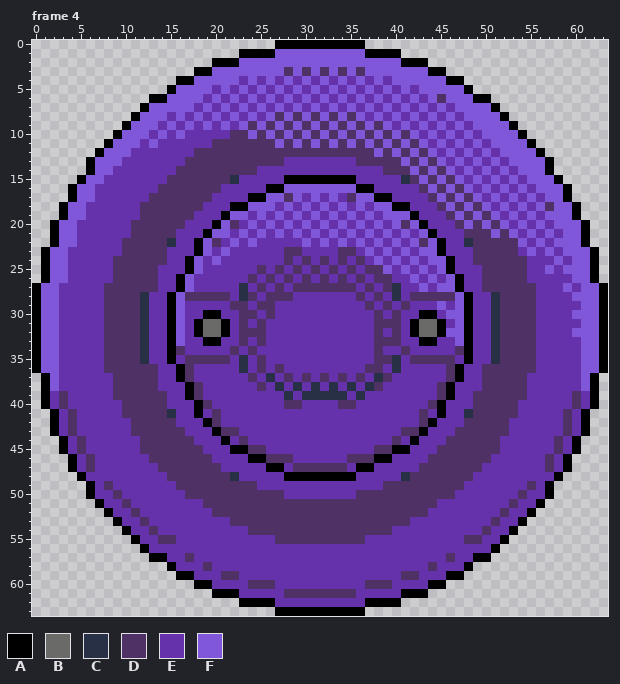
Edited in one commit: pixel-art file (art/characters/jetBumper.aseprite). Above is the file before it was changed.
64x64 pixels, 5 frames. Shown: frame 4. The commit also changed other frames, which this record leaves out.
Palette (. is transparent): A #000000  B #6a6a69  C #283045  D #4f3166  E #6532ac  F #8157d9
Pixels before, frame 4, first column x 0:
 0 ...........................AAAAAAAAAA...........................
 1 .......................AAAAFFFFFFFFFFAAAA.......................
 2 ....................AAAFFFFFFFFFFFFFFFFFFAAA....................
 3 ..................AAFFFFFFFFDFDFDFDFDFFFFFFFAA..................
 4 ................AAFFFFFEFEFEFEFEFEFEFEFEFFFFFFAA................
 5 ...............AFFFFEFEFEFEFEFEFEFEFEFEFEFEFFFFFA...............
 6 .............AAFFFFEFEFEFEFEFEFEFEFEFEFEFEFEFDFFFAA.............
 7 ............AFFFFFEFEFEFEFEFEFEFEFEFEFEFEFEFEFEFFFFA............
 8 ...........AFFFEFEFEFEFEFEFDFDFDFDFDFEFEFEFEFEFEFFFFA...........
 9 ..........AFFFEFEFEFEFEFDFDFDFDFDFDFDFDFEFEFEFEFEFFFFA..........
10 .........AFFFEFEFEEEEEDDFDFDFDFDFDFDFDFDFDFEFEFEFEFFFFA.........
11 ........AFFFEFEEEEEEDDDDDDDFDFDFDFDFDFDFDFDFEFEFEFEFFFFA........
12 .......AFFFEEEEEEEDDDDDDDDDDDDDDDDDDDDFDFDFDFEFEFEFEFFFFA.......
13 ......AFFFEEEEEEEDDDDDDDDDDDEEEEEEEEDDDDDFDFDFEFEFEFEFFFFA......
14 ......AFFEEEEEEEDDDDDDDDDEEEEEEEEEEEEEEDDDFDFDFEFEFEFEFFFA......
15 .....AFFEEEEEEEDDDDDDDCEEEEEAAAAAAAAEEEEECDFDFDFEFEFEFEFFFA.....
16 ....AFFEEEEEEEDDDDDDDEEEEEAAFFFFFFFFAAEEEEEDFDFDFEFEFEFEFFFA....
17 ....AFFEEEEEEDDDDDDDEEEEAAFFDFEFEFEDFFAAEEEEDFDFDFEFEFEFEFFA....
18 ...AFFEEEEEEDDDDDDDEEEAAFFFEFEFEFEFEFEFFAAEEEDFDFDFEFEFEFDFFA...
19 ...AFFEEEEEEDDDDDDEEEAFFEFEFEFEFEFEFEFEFFFAEEEDFDFDFEFEFEFFFA...
20 ..AFFEEEEEEDDDDDDEEEAFDEFEFEFEFEFEFEFEFEFDFAEEEDFDFDFEFEFEFFFA..
21 ..AFFEEEEEEDDDDDEEEAFFEFEFEFEFEFEFEFEFEFEFEFAEEEDDDFDFEFEFEFFA..
22 ..AFFEEEEEDDDDDCEEAFDEFEFEEEEEFEFEFEFEFEFEFDFAEECDDDDDFEFEFFFA..
23 .AFFEEEEEEDDDDDEEEAFEFEEEEEEDDEEEEDDEFEFEFEFFAEEEDDDDDEFEFEFFFA.
24 .AFFEEEEEDDDDDDEEAFEFEEEEEEEDEDEDEDEDEFEFEFEFFAEEDDDDDDEEEFEFFA.
25 .AFFEEEEEDDDDDEEEAFEEEEEEDEDEDEDEDEDEDDFEFEFEFAEEEDDDDDEEFEFFFA.
26 .AFFEEEEEDDDDDEEAFEEEEEEDEDEDEDEDEDEDEDDEEFEFEFAEEDDDDDEEEEEFFA.
27 AFFEEEEEDDDDDDEEAFEEEEECEDEDEDDDDDDDEDEDCEEFEFFAEEDDDDDDEEEFEFFA
28 AFFEEEEEDDDDCEEAFDDDDDECDEDDDEEEEEEEDEDECEDDDDDFAEECDDDDEEEEFFFA
29 AFFEEEEEDDDDCEEAFEEEEEDDEDDEEEEEEEEEEDEDEDEEEFEFAEECDDDDEEEEEFFA
30 AFFEEEEEDDDDCEEAFEEAAEEDDEDEEEEEEEEEEEDEDEEAAEFFAEECDDDDEEEEFFFA
31 AFFEEEEEDDDDCEEAFEABBAEDEDEEEEEEEEEEEEDDDEABBAEFAEECDDDDEEEEEFFA
32 AFFEEEEEDDDDCEEAFEABBAEDDDEEEEEEEEEEEEDEDEABBAFFAEECDDDDEEEEFFFA
33 AFFEEEEEDDDDCEEAFEEAAEEDEDEEEEEEEEEEEEDDDEEAAEEFAEECDDDDEEEEEFFA
34 AFFEEEEEDDDDCEEADEEEEEDEDEEEEEEEEEEEEEDEEDEEEEEDAEECDDDDEEEEEFFA
35 AFFEEEEEDDDDCEEAEDDDDDECEDEEEEEEEEEEEEDDCEDDDDDEAEECDDDDEEEEEFFA
36 AFFEEEEEDDDDDDEEADEEEEECEDEDEEEEEEEEEDDECEEEEEDAEEDDDDDDEEEEEFFA
37 .AFEEEEEEDDDDDEEADEEEEEEDECEDEDEDEDEDECDEEEEEEDAEEDDDDDEEEEEEFA.
38 .AFEEEEEEDDDDDEEEADEEEEEEDECECECECECECDEEEEEEDAEEEDDDDDEEEEEEFA.
39 .AEDEEEEEDDDDDDEEADEEEEEEEEECECCCCCECEEEEEEEEDAEEDDDDDDEEEEEDEA.
40 .AEDEEEEEEDDDDDEEEADEEEEEEEEDDEEEEDDEEEEEEEEDAEEEDDDDDEEEEEEDEA.
41 ..AEDEEEEEDDDDDCEEAEDEEEEEEEEEEEEEEEEEEEEEEDEAEECDDDDDEEEEEDEA..
42 ..AEDEEEEEEDDDDDEEEADEEEEEEEEEEEEEEEEEEEEEEDAEEEDDDDDEEEEEEDEA..
43 ..AEDEEEEEEDDDDDDEEEADDEEEEEEEEEEEEEEEEEEDDAEEEDDDDDDEEEEEEDEA..
44 ...AEDEEEEEEDDDDDDEEEAEDEEEEEEEEEEEEEEEEDEAEEEDDDDDDEEEEEEDEA...
45 ...AEDEEEEEEDDDDDDDEEEAADDEEEEEEEEEEEEDDAAEEEDDDDDDDEEEEEEDEA...
46 ....AEDEEEEEEDDDDDDDEEEEAADDDEEEEEEDDDAAEEEEDDDDDDDEEEEEEDEA....
47 ....AEDEEEEEEEDDDDDDDEEEEEAAEDDDDDDEAAEEEEEDDDDDDDEEEEEEEDEA....
48 .....AEEEEEEEEEDDDDDDDCEEEEEAAAAAAAAEEEEECDDDDDDDEEEEEEEEEA.....
49 ......AEDEEEEEEEDDDDDDDDDEEEEEEEEEEEEEEDDDDDDDDDEEEEEEEDEA......
50 ......AEEDEEEEEEEDDDDDDDDDDDEEEEEEEEDDDDDDDDDDDEEEEEEEDEEA......
51 .......AEEDEEEEEEEEDDDDDDDDDDDDDDDDDDDDDDDDDDEEEEEEEEDEEA.......
52 ........AEEDEEEEEEEEDDDDDDDDDDDDDDDDDDDDDDDDEEEEEEEEDEEA........
53 .........AEEDEEEEEEEEEDDDDDDDDDDDDDDDDDDDDEEEEEEEEEDEEA.........
54 ..........AEEDEEEEEEEEEEDDDDDDDDDDDDDDDDEEEEEEEEEEDEEA..........
55 ...........AEEDDEEEEEEEEEEEDDDDDDDDDDEEEEEEEEEEEDDEEA...........
56 ............AEEEEEEEEEEEEEEEEEEEEEEEEEEEEEEEEEEEEEEA............
57 .............AAEEDEEEEEEEEEEEEEEEEEEEEEEEEEEEEDEEAA.............
58 ...............AEEEDEEEEEEEEEEEEEEEEEEEEEEEEDEEEA...............
59 ................AAEEEDDEEEEEEEEEEEEEEEEEEDDEEEAA................
60 ..................AAEEEEDDDEEEEEEEEEEDDDEEEEAA..................
61 ....................AAAEEEEEDDDDDDDDEEEEEAAA....................
62 .......................AAAAEEEEEEEEEEAAAA.......................
63 ...........................AAAAAAAAAA...........................
Now the later version:
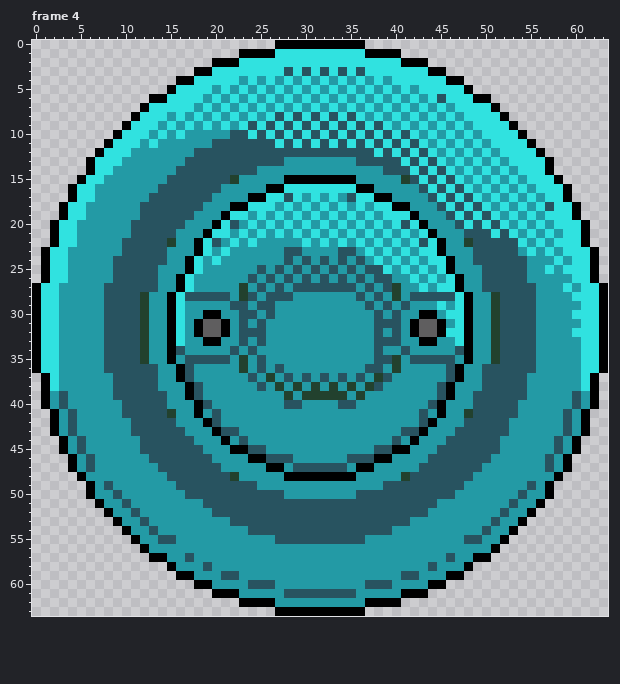
Change:
{"colour":"B","old":"#6a6a69","new":"#5f5e5f"}
{"colour":"C","old":"#283045","new":"#22412e"}
{"colour":"D","old":"#4f3166","new":"#285360"}
{"colour":"E","old":"#6532ac","new":"#239aa5"}
{"colour":"F","old":"#8157d9","new":"#30e2e0"}
{"label":"changed","picture_box":[41,49,599,607]}
